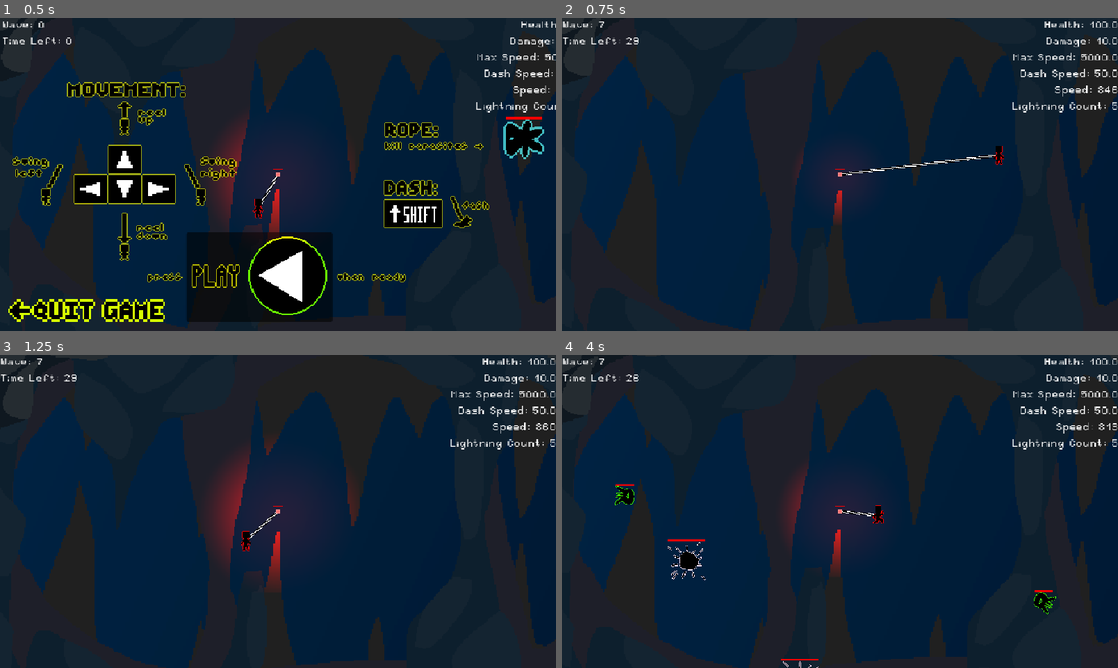
Above: before the commit, frames 1-4 (two rows, left to right).
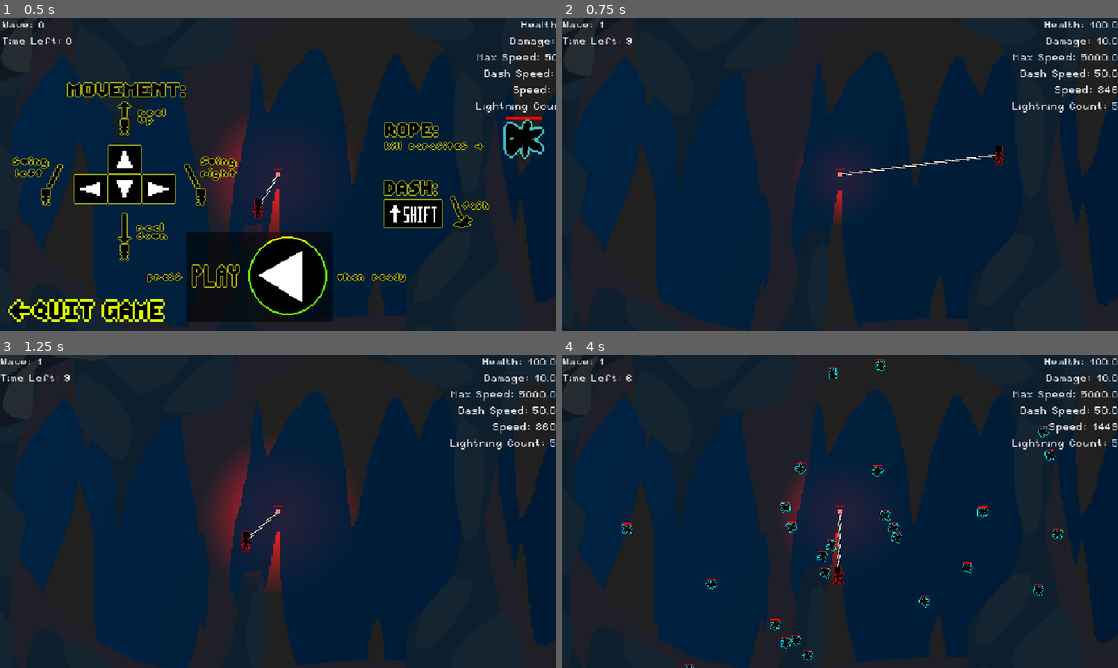
Above: after the commit, the same moments.

Repository: Blulow/majorjam
Game: Godot game, scene res://scenes/game/start.tscn
The game is run twice, just before and just after one commit, with the same random seed, the same clock (stepped at 60 frames per second) and the same inputs.
Inputs (mouse positions are in pixels of both pictures, inside the frame that each line leads up to):
- Up to frame 1 (0.5 s): no input
- Up to frame 2 (0.75 s): click (851, 274) at 0.5 s
- Up to frame 3 (1.25 s): no input
- Up to frame 4 (4 s): move the mouse to (962, 495) at 1.27 s; hold Right (right) 1.28-2.78 s; tap Shift (dash) every 0.75 s from 1.35 to 3.6 s; click (962, 495) at 1.42 s; tap Up (up) at 1.52, 2.27, 3.77 s; move the mouse to (728, 527) at 2.02 s; move the mouse to (895, 442) at 2.77 s; hold Left (left) 2.78-3.53 s; move the mouse to (812, 574) at 3.52 s; hold Right (right) from 3.53 s (still down); click (812, 574) at 3.67 s

Frame 1 is identical in both runs. In frame 2, less than 0.1% of the frame differs, in the area x 6-14%, y 1-9%; in frame 3, less than 0.1%; in frame 4, 2.3%, in the area x 6-100%, y 1-100%.

Commit message:
add: card images | fix: audio pausing on building

Diff:
--- a/assets/resources/build_cards/attack_increase.tres
+++ b/assets/resources/build_cards/attack_increase.tres
@@ -2,17 +2,12 @@
 
 [ext_resource type="Resource" uid="uid://dxr7wacyawqql" path="res://assets/resources/builds/attack_increase.tres" id="1_8by7c"]
 [ext_resource type="Script" uid="uid://i1l2dnvixscx" path="res://scripts/game/build/build_card.gd" id="1_ev0y6"]
-
-[sub_resource type="Gradient" id="Gradient_74ah0"]
-colors = PackedColorArray(0, 0.0859375, 1, 1, 1, 1, 1, 1)
-
-[sub_resource type="GradientTexture2D" id="GradientTexture2D_exbg5"]
-gradient = SubResource("Gradient_74ah0")
+[ext_resource type="Texture2D" uid="uid://die6eve4onwac" path="res://assets/images/card_images/attack_increase.png" id="2_74ah0"]
 
 [resource]
 script = ExtResource("1_ev0y6")
 name = "Attack Increase"
 description = "Attack +20%"
-image = SubResource("GradientTexture2D_exbg5")
+image = ExtResource("2_74ah0")
 build = ExtResource("1_8by7c")
 metadata/_custom_type_script = "uid://i1l2dnvixscx"
--- a/assets/resources/build_cards/dash_speed.tres
+++ b/assets/resources/build_cards/dash_speed.tres
@@ -1,18 +1,13 @@
 [gd_resource type="Resource" script_class="BuildCard" format=3 uid="uid://dmdrqgp05qjnm"]
 
 [ext_resource type="Resource" uid="uid://drrb6y5hng2bl" path="res://assets/resources/builds/dash_speed.tres" id="1_0b8v5"]
+[ext_resource type="Texture2D" uid="uid://bqovx0ot38tka" path="res://assets/images/card_images/dash_speed.png" id="2_lj8yl"]
 [ext_resource type="Script" uid="uid://i1l2dnvixscx" path="res://scripts/game/build/build_card.gd" id="2_oxqsn"]
-
-[sub_resource type="Gradient" id="Gradient_74ah0"]
-colors = PackedColorArray(0.1015625, 1, 0, 1, 1, 1, 1, 1)
-
-[sub_resource type="GradientTexture2D" id="GradientTexture2D_exbg5"]
-gradient = SubResource("Gradient_74ah0")
 
 [resource]
 script = ExtResource("2_oxqsn")
 name = "Dash Speed"
 description = "Dash Speed +50%"
-image = SubResource("GradientTexture2D_exbg5")
+image = ExtResource("2_lj8yl")
 build = ExtResource("1_0b8v5")
 metadata/_custom_type_script = "uid://i1l2dnvixscx"
--- a/assets/resources/build_cards/health_boost.tres
+++ b/assets/resources/build_cards/health_boost.tres
@@ -1,18 +1,13 @@
 [gd_resource type="Resource" script_class="BuildCard" format=3 uid="uid://4nlxcoipaudb"]
 
 [ext_resource type="Resource" uid="uid://m74orx87t04i" path="res://assets/resources/builds/health_boost.tres" id="1_3f3fy"]
+[ext_resource type="Texture2D" uid="uid://c6ya6ju3l0tvu" path="res://assets/images/card_images/health_boost.png" id="2_bx25d"]
 [ext_resource type="Script" uid="uid://i1l2dnvixscx" path="res://scripts/game/build/build_card.gd" id="2_q3lep"]
-
-[sub_resource type="Gradient" id="Gradient_74ah0"]
-colors = PackedColorArray(1, 0, 0, 1, 1, 1, 1, 1)
-
-[sub_resource type="GradientTexture2D" id="GradientTexture2D_exbg5"]
-gradient = SubResource("Gradient_74ah0")
 
 [resource]
 script = ExtResource("2_q3lep")
 name = "Health Boost"
 description = "Health +20%"
-image = SubResource("GradientTexture2D_exbg5")
+image = ExtResource("2_bx25d")
 build = ExtResource("1_3f3fy")
 metadata/_custom_type_script = "uid://i1l2dnvixscx"
--- a/assets/resources/build_cards/lightning.tres
+++ b/assets/resources/build_cards/lightning.tres
@@ -2,18 +2,13 @@
 
 [ext_resource type="Resource" uid="uid://dsc5xxlm1lkc5" path="res://assets/resources/builds/lightning_effect.tres" id="1_chyno"]
 [ext_resource type="Script" uid="uid://i1l2dnvixscx" path="res://scripts/game/build/build_card.gd" id="2_lviyq"]
-
-[sub_resource type="Gradient" id="Gradient_74ah0"]
-colors = PackedColorArray(0, 1, 0.859375, 1, 1, 1, 1, 1)
-
-[sub_resource type="GradientTexture2D" id="GradientTexture2D_exbg5"]
-gradient = SubResource("Gradient_74ah0")
+[ext_resource type="Texture2D" uid="uid://5eqx0ytrb0tl" path="res://assets/images/card_images/lightning.png" id="2_x84rt"]
 
 [resource]
 script = ExtResource("2_lviyq")
 name = "Lightning"
 description = "Lightning Strike +1\\nAttack + 20%"
-image = SubResource("GradientTexture2D_exbg5")
+image = ExtResource("2_x84rt")
 rarity = 2
 build = ExtResource("1_chyno")
 metadata/_custom_type_script = "uid://i1l2dnvixscx"
--- a/assets/resources/build_cards/max_speed.tres
+++ b/assets/resources/build_cards/max_speed.tres
@@ -2,17 +2,12 @@
 
 [ext_resource type="Resource" uid="uid://br0dnitol3euc" path="res://assets/resources/builds/max_speed.tres" id="1_1txvw"]
 [ext_resource type="Script" uid="uid://i1l2dnvixscx" path="res://scripts/game/build/build_card.gd" id="2_ohdul"]
-
-[sub_resource type="Gradient" id="Gradient_74ah0"]
-colors = PackedColorArray(0.8984375, 1, 0, 1, 1, 1, 1, 1)
-
-[sub_resource type="GradientTexture2D" id="GradientTexture2D_exbg5"]
-gradient = SubResource("Gradient_74ah0")
+[ext_resource type="Texture2D" uid="uid://brmjpbp372yx0" path="res://assets/images/card_images/max_speed.png" id="2_qn4i6"]
 
 [resource]
 script = ExtResource("2_ohdul")
 name = "Max Speed"
 description = "Max Speed +50%"
-image = SubResource("GradientTexture2D_exbg5")
+image = ExtResource("2_qn4i6")
 build = ExtResource("1_1txvw")
 metadata/_custom_type_script = "uid://i1l2dnvixscx"
--- a/scenes/components/build/ui/build_card.tscn
+++ b/scenes/components/build/ui/build_card.tscn
@@ -1,6 +1,7 @@
 [gd_scene format=3 uid="uid://c8pi3hvuhp06w"]
 
 [ext_resource type="Script" uid="uid://c2usd4g6m4csr" path="res://scripts/game/build/ui/build_card_ui.gd" id="1_dxia2"]
+[ext_resource type="FontFile" uid="uid://buq328gvtjmum" path="res://assets/fonts/BluFont.ttf" id="2_wihl2"]
 
 [sub_resource type="Gradient" id="Gradient_wihl2"]
 
@@ -30,7 +31,8 @@
 offset_right = 167.0
 offset_bottom = 42.0
 mouse_filter = 1
-theme_override_font_sizes/font_size = 19
+theme_override_fonts/font = ExtResource("2_wihl2")
+theme_override_font_sizes/font_size = 29
 text = "Name"
 autowrap_mode = 2
 
@@ -57,7 +59,8 @@
 grow_vertical = 2
 size_flags_vertical = 3
 mouse_filter = 1
-theme_override_font_sizes/normal_font_size = 10
+theme_override_fonts/normal_font = ExtResource("2_wihl2")
+theme_override_font_sizes/normal_font_size = 16
 theme_override_font_sizes/bold_font_size = 10
 theme_override_font_sizes/bold_italics_font_size = 10
 theme_override_font_sizes/italics_font_size = 10
@@ -72,7 +75,8 @@
 offset_right = 175.0
 offset_bottom = 266.0
 mouse_filter = 1
-theme_override_font_sizes/font_size = 10
+theme_override_fonts/font = ExtResource("2_wihl2")
+theme_override_font_sizes/font_size = 16
 text = "Common"
 horizontal_alignment = 2
 
--- a/scenes/game/game.tscn
+++ b/scenes/game/game.tscn
@@ -347,10 +347,12 @@
 body_controller = NodePath("../BodyController")
 rope_dash_movement = NodePath("../RopeDashMovement")
 
-[node name="VisibleOnScreenNotifier2D" type="VisibleOnScreenNotifier2D" parent="Arena/Player" unique_id=184688399 node_paths=PackedStringArray("death_screen", "anchor")]
+[node name="VisibleOnScreenNotifier2D" type="VisibleOnScreenNotifier2D" parent="Arena/Player" unique_id=184688399 node_paths=PackedStringArray("death_screen", "audio", "anchor")]
+process_mode = 3
 rect = Rect2(-26, -43, 52, 86)
 script = ExtResource("15_0gkf7")
 death_screen = NodePath("../../../CanvasLayer/DeathScreen")
+audio = NodePath("../../../AudioStreamPlayer")
 anchor = NodePath("../../Anchor")
 
 [node name="Rope" parent="Arena" unique_id=1075735704 node_paths=PackedStringArray("obj1", "obj2", "build_applier", "arena") instance=ExtResource("4_lbhrr")]
@@ -376,12 +378,13 @@
 [node name="EnemySpawner" parent="." unique_id=1446661225 node_paths=PackedStringArray("arena") instance=ExtResource("7_gee14")]
 arena = NodePath("../Arena")
 
-[node name="WaveManager" type="Node2D" parent="." unique_id=973769624 node_paths=PackedStringArray("enemy_spawner", "build_applier", "win_screen")]
+[node name="WaveManager" type="Node2D" parent="." unique_id=973769624 node_paths=PackedStringArray("enemy_spawner", "build_applier", "win_screen", "audio")]
 script = ExtResource("8_gee14")
 wave_patterns = Array[ExtResource("9_vtaks")]([ExtResource("10_kvpfn"), ExtResource("15_pl11u"), ExtResource("16_bhx41"), ExtResource("18_bhx41"), ExtResource("19_sww3w"), ExtResource("20_suyxu"), ExtResource("21_suyxu")])
 enemy_spawner = NodePath("../EnemySpawner")
 build_applier = NodePath("../BuildApplier")
 win_screen = NodePath("../CanvasLayer/WinScreen")
+audio = NodePath("../AudioStreamPlayer")
 
 [node name="BuildApplier" parent="." unique_id=1250477952 node_paths=PackedStringArray("player", "rope", "anchor") instance=ExtResource("12_kvuet")]
 process_mode = 3
--- a/scripts/game/build/ui/build_card_ui.gd
+++ b/scripts/game/build/ui/build_card_ui.gd
@@ -5,9 +5,18 @@
 @onready var image: TextureRect = $Panel/Image
 @onready var description_label: RichTextLabel = $Panel/Description
 @onready var rarity_label: Label = $Panel/Rarity
+@onready var panel: Panel = $Panel
 var build_card: BuildCard
 
 signal selected_build(build: Build)
+
+var rarity_colors: Dictionary[BuildCard.BuildRarity, Color] = {
+	BuildCard.BuildRarity.COMMON: Color(1, 1, 1),
+	BuildCard.BuildRarity.UNCOMMON: Color(0, 1, 0),
+	BuildCard.BuildRarity.RARE: Color(0, 0, 1),
+	BuildCard.BuildRarity.EPIC: Color(1, 0, 1),
+	BuildCard.BuildRarity.LEGENDARY: Color(1, 1, 0),
+}
 
 func show_card(_build_card: BuildCard):
 	build_card = _build_card
@@ -15,6 +24,7 @@
 	image.texture = build_card.image
 	description_label.text = build_card.description
 	rarity_label.text = build_card.get_rarity_as_string(build_card.rarity)
+	panel.self_modulate = rarity_colors[build_card.rarity]
 
 func _on_gui_input(event: InputEvent) -> void:
 	if not event is InputEventMouseButton: return
--- a/scripts/game/player/player_died.gd
+++ b/scripts/game/player/player_died.gd
@@ -1,6 +1,7 @@
 extends VisibleOnScreenNotifier2D
 
 @export var death_screen: Control
+@export var audio: AudioStreamPlayer
 @export var anchor: Anchor
 
 func _ready() -> void:
@@ -8,6 +9,7 @@
 
 func _on_screen_exited() -> void:
 	if anchor: return
+	audio.stop()
 
 	await get_tree().create_timer(0.5).timeout
 	get_tree().paused = true
--- a/scripts/game/wave_manager.gd
+++ b/scripts/game/wave_manager.gd
@@ -5,6 +5,7 @@
 @export var enemy_spawner: EnemySpawner
 @export var build_applier: BuildApplier
 @export var win_screen: Control
+@export var audio: AudioStreamPlayer
 
 signal wave_start(wave_n)
 signal wave_stop
@@ -17,7 +18,7 @@
 var duration_timer: float
 
 func _ready() -> void:
-	current_wave_index = 6
+	current_wave_index = 0
 	start_wave(wave_patterns[current_wave_index])
 
 func _process(delta: float) -> void:
@@ -53,6 +54,7 @@
 	wave_start.emit(wave_n)
 
 func _on_win() -> void:
+	audio.stop()
 	get_tree().paused = true
 
 	var anim: AnimationPlayer = win_screen.get_node("AnimationPlayer")
Binary file added: assets/images/card_images/attack_increase.png
Not shown, added: assets/images/card_images/attack_increase.png.import
Binary file added: assets/images/card_images/dash_speed.png
Not shown, added: assets/images/card_images/dash_speed.png.import
Binary file added: assets/images/card_images/health_boost.png
Not shown, added: assets/images/card_images/health_boost.png.import
Binary file added: assets/images/card_images/lightning.png
Not shown, added: assets/images/card_images/lightning.png.import
Binary file added: assets/images/card_images/max_speed.png
Not shown, added: assets/images/card_images/max_speed.png.import
